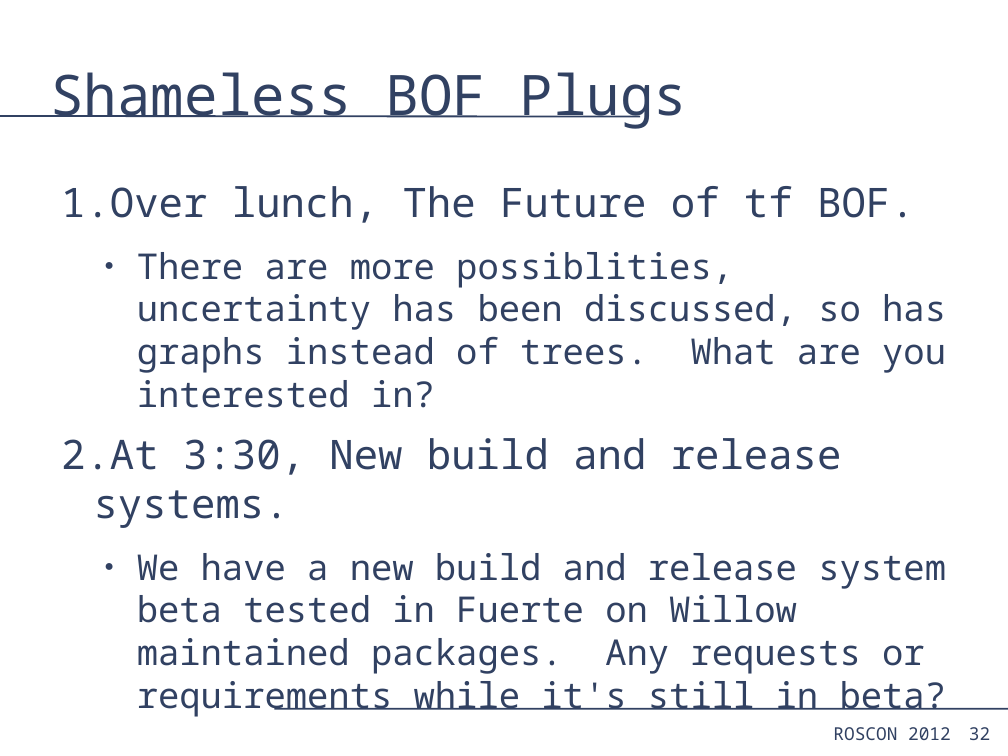
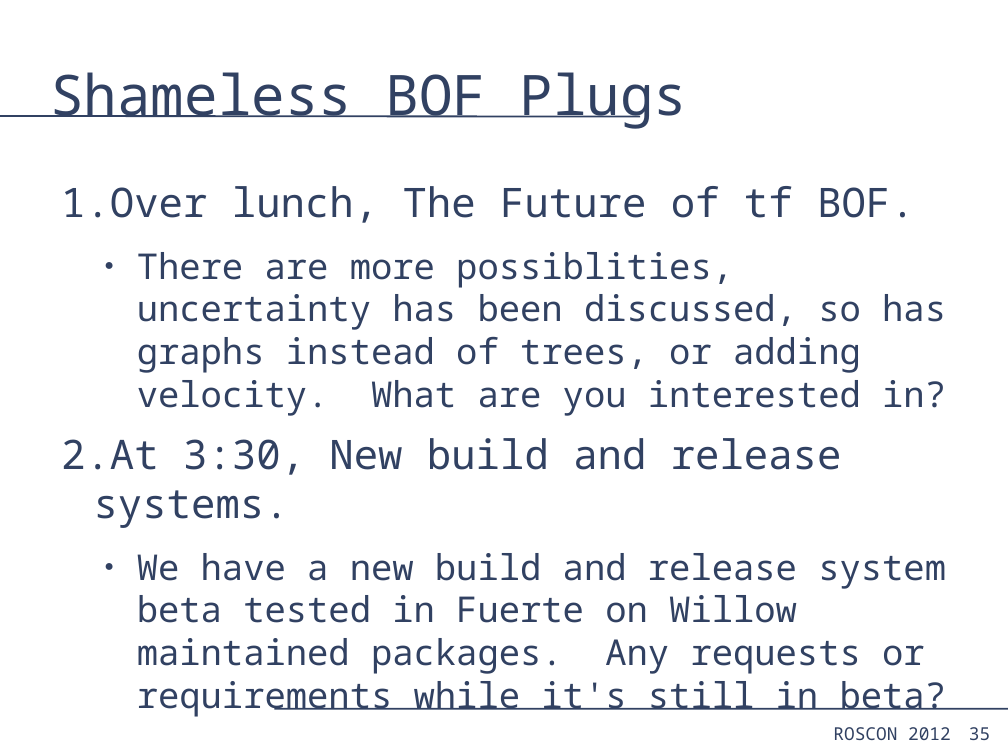
Before and after one commit to PR2/pr2_docs, a slide deck: slide 35 of pr2_training_workshop/tf/roscon_tf.odp (slide 32 before the commit). Drawn at 1008x756 pixels with LibreOffice and Linux fonts; fonts in the diff are those of the drawing. Boxes give left, top, right and bottom in pixels: in the first picture for what was removed or moved away, otherwise in the second. Text is boxed around its words. In the diff, an @@ line names an element or a change of style, - is before the commit and + after.

```diff
--- a/pr2_training_workshop/tf/roscon_tf.odp
+++ b/pr2_training_workshop/tf/roscon_tf.odp
@@ text at (x1=137, y1=252, x2=946, y2=416): text changed @@
-  ● There are more possiblities, uncertainty has been discussed, so has graphs instead of trees. What are you interested in?
+  ● There are more possiblities, uncertainty has been discussed, so has graphs instead of trees, or adding velocity. What are you interested in?
@@ page number at (x1=969, y1=727, x2=990, y2=740): text changed @@
-32
+35
```
Also in this commit, not shown: 3 slides added.
